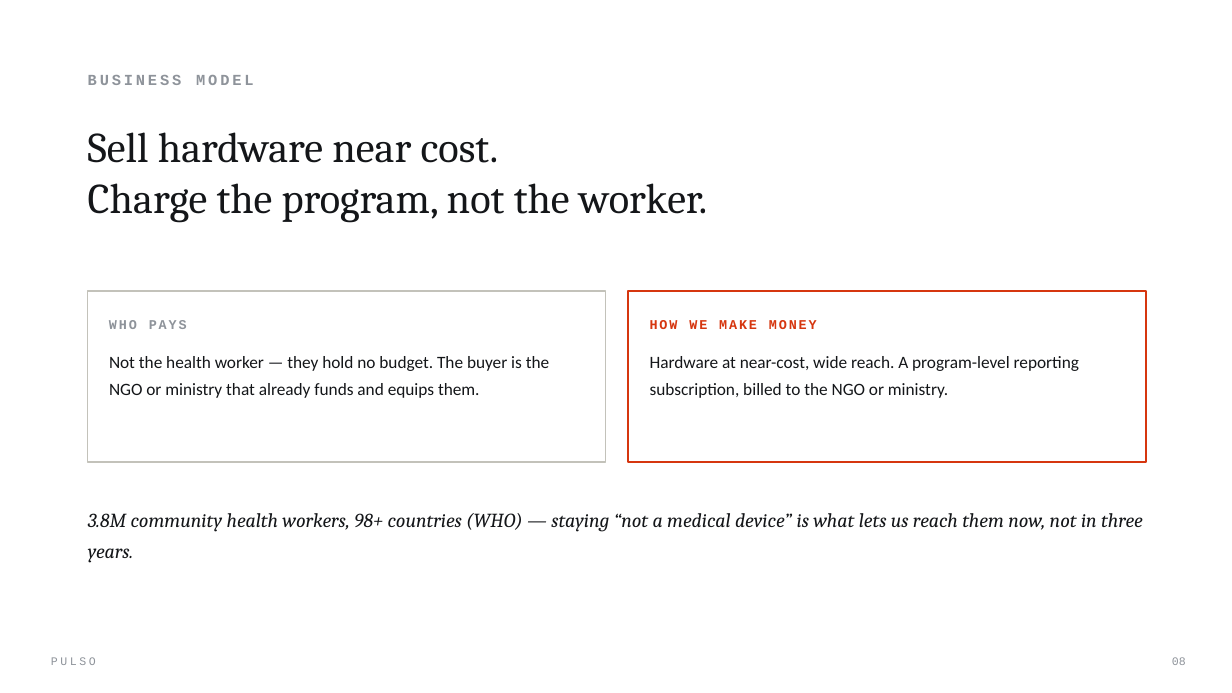
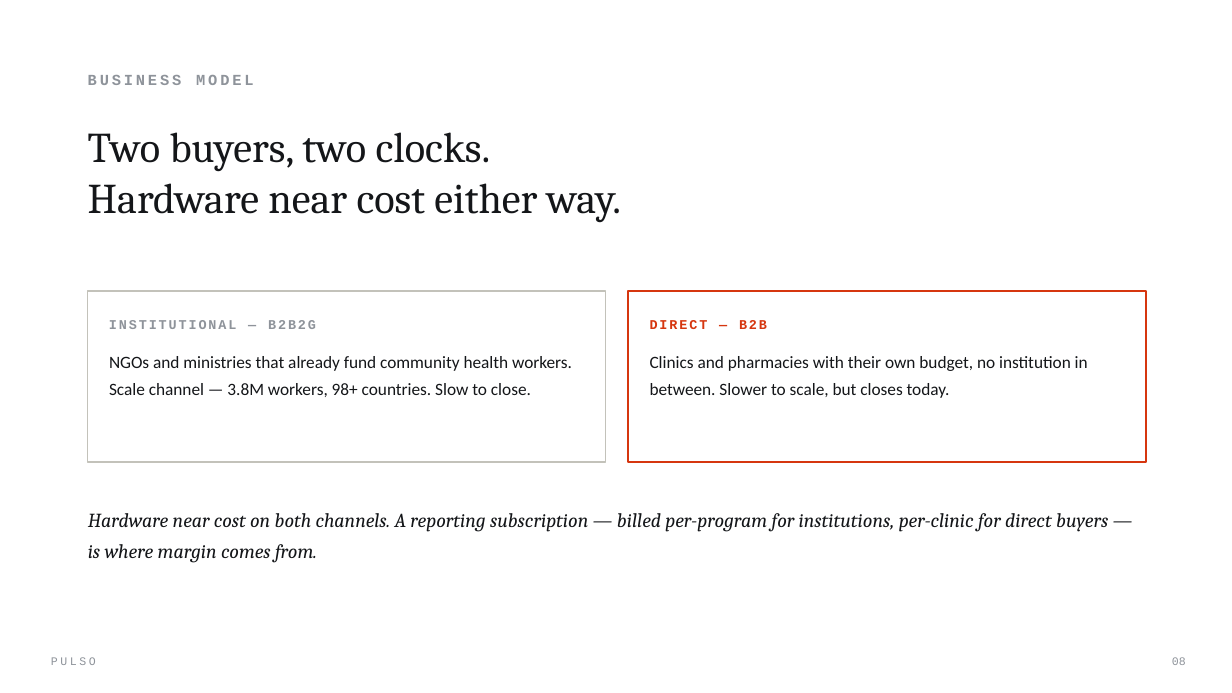
Before and after one commit to Davuddevelop/Pulso, a slide deck: slide 8 of presentation/Pulso_Pitch_Deck.pptx. Drawn at 1232x693 pixels with LibreOffice and Linux fonts; fonts in the diff are those of the drawing; background and template pictures are left out. Boxes give left, top, right and bottom in pixels: in the first picture for what was removed or moved away, otherwise in the second. Text is boxed around its words. In the diff, an @@ line names an element or a change of style, - is before the commit and + after.

```diff
--- a/presentation/Pulso_Pitch_Deck.pptx
+++ b/presentation/Pulso_Pitch_Deck.pptx
@@ text at <box>88,132,621,223</box>: text changed @@
-Sell hardware near cost.
-Charge the program, not the worker.
+Two buyers, two clocks.
+Hardware near cost either way.
@@ text at <box>109,320,316,329</box>: text changed @@
-WHO PAYS
+INSTITUTIONAL — B2B2G
@@ text at <box>650,320,767,329</box>: text changed @@
-HOW WE MAKE MONEY
+DIRECT — B2B
@@ text at <box>109,356,572,397</box>: text changed @@
-Not the health worker — they hold no budget. The buyer is the NGO or ministry that already funds and equips them.
+NGOs and ministries that already fund community health workers. Scale channel — 3.8M workers, 98+ countries. Slow to close.
@@ text at <box>650,356,1088,398</box>: text changed @@
-Hardware at near-cost, wide reach. A program-level reporting subscription, billed to the NGO or ministry.
+Clinics and pharmacies with their own budget, no institution in between. Slower to scale, but closes today.
@@ text at <box>88,513,1108,563</box>: text changed @@
-3.8M community health workers, 98+ countries (WHO) — staying “not a medical device” is what lets us reach them now, not in three years.
+Hardware near cost on both channels. A reporting subscription — billed per-program for institutions, per-clinic for direct buyers — is where margin comes from.
```
Also in this commit, not shown: 2 other slides changed, 1 other file.
